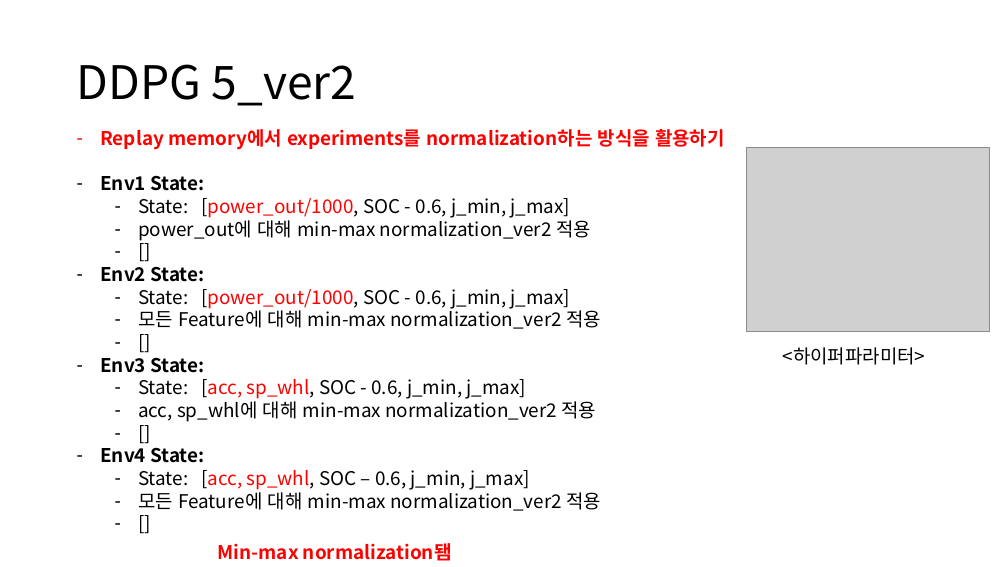
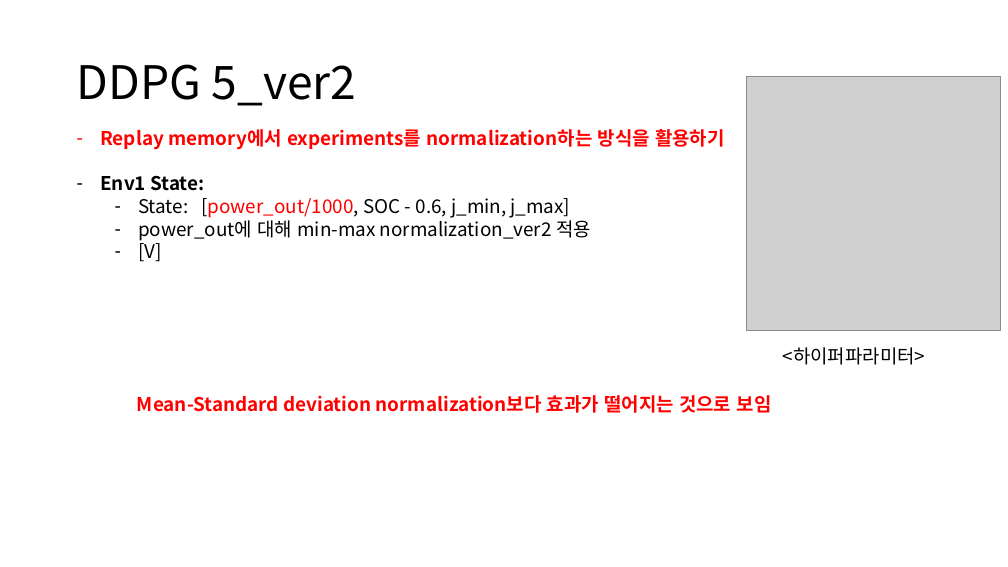
Before and after one commit to zidane89/experiment, a slide deck: slide 18 of 실험정리.pptx (slide 16 before the commit). Drawn at 1008x567 pixels with LibreOffice and Linux fonts; fonts in the diff are those of the drawing; grey boxes stand for pictures. Boxes give left, top, right and bottom in pixels: in the first picture for what was removed or moved away, otherwise in the second. Text is boxed around its words. In the diff, an @@ line names an element or a change of style, - is before the commit and + after.

```diff
--- a/실험정리.pptx
+++ b/실험정리.pptx
@@ picture: place and size @@
-picture at <box>746,147,990,332</box>
+picture at <box>746,77,1000,331</box>
@@ text at <box>138,239,162,262</box>: text changed @@
-  – []
-– Env2 State:
-  – State: [power_out/1000, SOC - 0.6, j_min, j_max]
-  – 모든 Feature에 대해 min-max normalization_ver2 적용
-  – []
-– Env3 State:
-  – State: [acc, sp_whl, SOC - 0.6, j_min, j_max]
-  – acc, sp_whl에 대해 min-max normalization_ver2 적용
-  – []
-– Env4 State:
-  – State: [acc, sp_whl, SOC – 0.6, j_min, j_max]
-  – 모든 Feature에 대해 min-max normalization_ver2 적용
-  – []
+  – [V]
@@ text added at <box>137,395,772,413</box>, 18 pt, text #FF0000, bold @@
+Mean-Standard deviation normalization보다 효과가 떨어지는 것으로 보임
@@ text removed at <box>218,543,451,561</box> @@
-Min-max normalization됌
```
Also in this commit, not shown: 3 other slides changed, 3 slides added, 6 other files.
